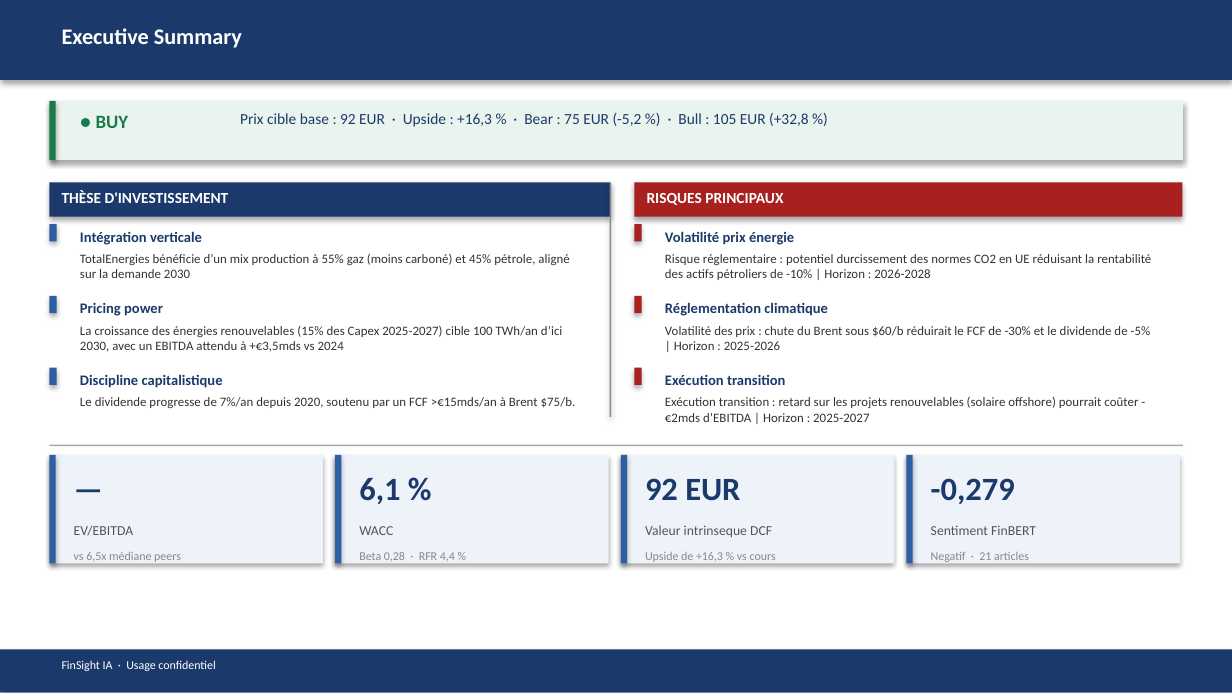
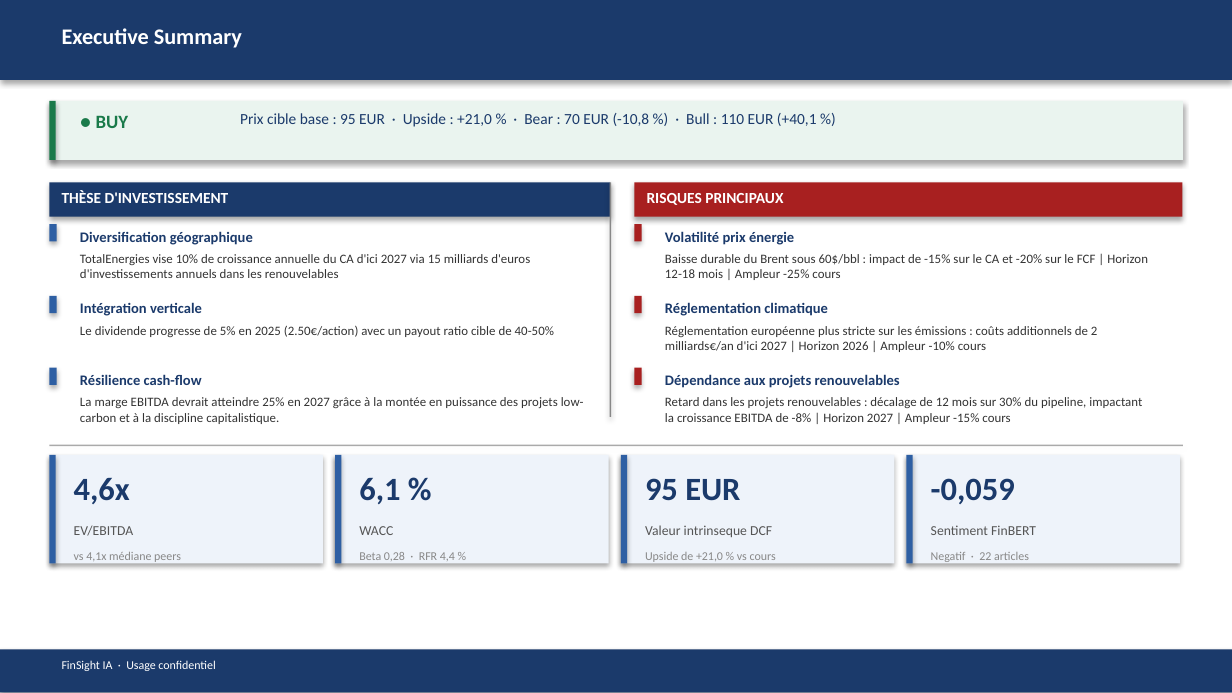
Before and after one commit to baptistejeh07-art/finsight-ia, a slide deck: slide 2 of preview/TTE.PA/TTE.PA_pitchbook.pptx. Drawn at 1232x693 pixels with LibreOffice and Linux fonts; fonts in the diff are those of the drawing. Boxes give left, top, right and bottom in pixels: in the first picture for what was removed or moved away, otherwise in the second. Text is boxed around its words. In the diff, an @@ line names an element or a change of style, - is before the commit and + after.

```diff
--- a/preview/TTE.PA/TTE.PA_pitchbook.pptx
+++ b/preview/TTE.PA/TTE.PA_pitchbook.pptx
@@ text at (x1=240, y1=113, x2=817, y2=127): text changed @@
-Prix cible base : 92 EUR · Upside : +16,3 % · Bear : 75 EUR (-5,2 %) · Bull : 105 EUR (+32,8 %)
+Prix cible base : 95 EUR · Upside : +21,0 % · Bear : 70 EUR (-10,8 %) · Bull : 110 EUR (+40,1 %)
@@ text added at (x1=80, y1=231, x2=253, y2=245), 8.5 pt, text #1B3A6B, bold @@
+Diversification géographique
@@ text at (x1=80, y1=254, x2=530, y2=278): text changed @@
-TotalEnergies bénéficie d’un mix production à 55% gaz (moins carboné) et 45% pétrole, aligné sur la demande 2030
+TotalEnergies vise 10% de croissance annuelle du CA d'ici 2027 via 15 milliards d'euros d'investissements annuels dans les renouvelables
@@ text at (x1=665, y1=254, x2=1148, y2=280): text changed @@
-Risque réglementaire : potentiel durcissement des normes CO2 en UE réduisant la rentabilité des actifs pétroliers de -10% | Horizon : 2026-2028
+Baisse durable du Brent sous 60$/bbl : impact de -15% sur le CA et -20% sur le FCF | Horizon 12-18 mois | Ampleur -25% cours
@@ text "Intégration verticale" moved from (x1=80, y1=231, x2=202, y2=245) to (x1=80, y1=302, x2=202, y2=316) @@
@@ text at (x1=80, y1=326, x2=554, y2=337): text changed @@
-La croissance des énergies renouvelables (15% des Capex 2025-2027) cible 100 TWh/an d’ici 2030, avec un EBITDA attendu à +€3,5mds vs 2024
+Le dividende progresse de 5% en 2025 (2.50€/action) avec un payout ratio cible de 40-50%
@@ text removed at (x1=80, y1=303, x2=163, y2=316) @@
-Pricing power
@@ text at (x1=665, y1=326, x2=1098, y2=352): text changed @@
-Volatilité des prix : chute du Brent sous $60/b réduirait le FCF de -30% et le dividende de -5% | Horizon : 2025-2026
+Réglementation européenne plus stricte sur les émissions : coûts additionnels de 2 milliards€/an d'ici 2027 | Horizon 2026 | Ampleur -10% cours
@@ text at (x1=80, y1=374, x2=202, y2=385): text changed @@
-Discipline capitalistique
+Résilience cash-flow
@@ text at (x1=665, y1=374, x2=900, y2=388): text changed @@
-Exécution transition
+Dépendance aux projets renouvelables
@@ text at (x1=80, y1=397, x2=584, y2=424): text changed @@
-Le dividende progresse de 7%/an depuis 2020, soutenu par un FCF >€15mds/an à Brent $75/b.
+La marge EBITDA devrait atteindre 25% en 2027 grâce à la montée en puissance des projets low-carbon et à la discipline capitalistique.
@@ text at (x1=665, y1=397, x2=1142, y2=424): text changed @@
-Exécution transition : retard sur les projets renouvelables (solaire offshore) pourrait coûter -€2mds d’EBITDA | Horizon : 2025-2027
+Retard dans les projets renouvelables : décalage de 12 mois sur 30% du pipeline, impactant la croissance EBITDA de -8% | Horizon 2027 | Ampleur -15% cours
@@ text at (x1=74, y1=478, x2=130, y2=504): text changed @@
-—
+4,6x
@@ text at (x1=645, y1=478, x2=740, y2=501): text changed @@
-92 EUR
+95 EUR
@@ text at (x1=931, y1=478, x2=1015, y2=504): text changed @@
--0,279
+-0,059
@@ text at (x1=74, y1=552, x2=181, y2=564): text changed @@
-vs 6,5x médiane peers
+vs 4,1x médiane peers
@@ text at (x1=645, y1=552, x2=776, y2=564): text changed @@
-Upside de +16,3 % vs cours
+Upside de +21,0 % vs cours
```
Also in this commit, not shown: 13 other slides changed, 3 other files.
